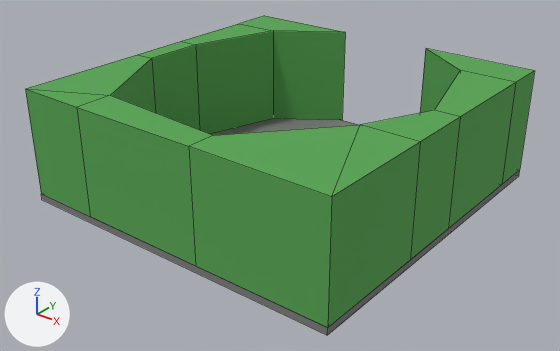
The FBX model Assets/Art/Models/Tiles/MDL_Start.fbx, before and after one commit.
The view is the same before and after, from a 50 mm camera at (18.9, -24.2, 15.5) aimed at (0.2, -0.8, 0.9). The axes (+X, +Y, +Z) are drawn at lower left. The lights are the same throughout. The first picture is the older version. Mesh edges are drawn as thin lines. Where no turn or scale is listed for an object, it has been applied to the vertices.

Names of what the first picture shows: 'Floor', 'start_wall'.
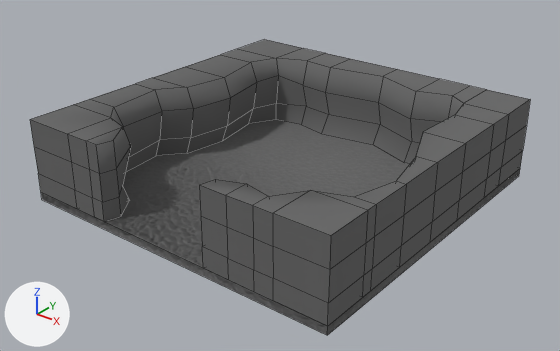
The newer file is also rescaled (x1.667) as a whole; pictures and numbers use the older file's frame.

What the commit changed:
Material 'Wall' (mat_wall) is new.
Its base color is (0.134, 0.134, 0.134) (dark grey #666666).
Its roughness is 1.0.
Mesh me_cube_1 is new.
It has 224 vertices, 222 faces and spans x -7.5..7.5, y -7.5..7.5, z 0.4..3.7.
It uses material mat_wall (dark grey #666666).
Object 'start_wall' (ob_start_wall) is deleted.
Object 'Start_Wall' (ob_start_wall_1) is new; it shows me_cube_1.
Its location is (0.0, 0.0, 0.0).

Boxes (x1, y1, x2, y2) around the edits, measured in the pictures (560 x 351 px):
'start_wall', deleted (green): before (25, 16, 535, 328)
'Start_Wall', added: after (30, 40, 530, 326)
'Floor', unchanged, uncovered by the edit: before (41, 119, 520, 335); after (41, 120, 520, 335)
